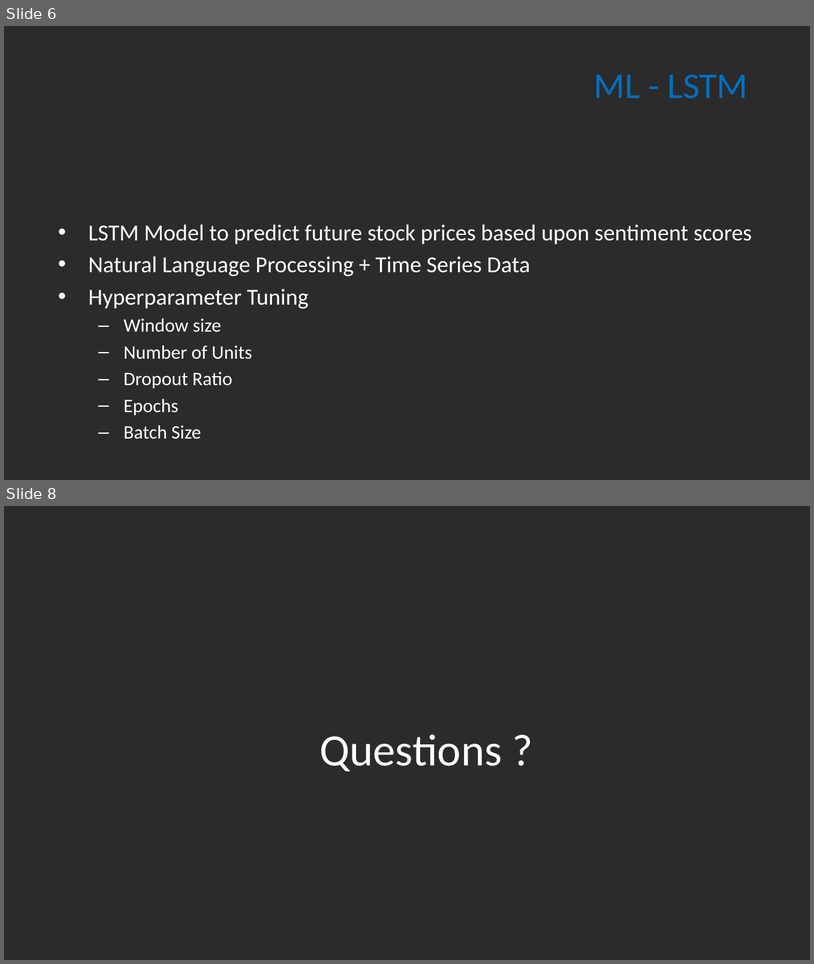
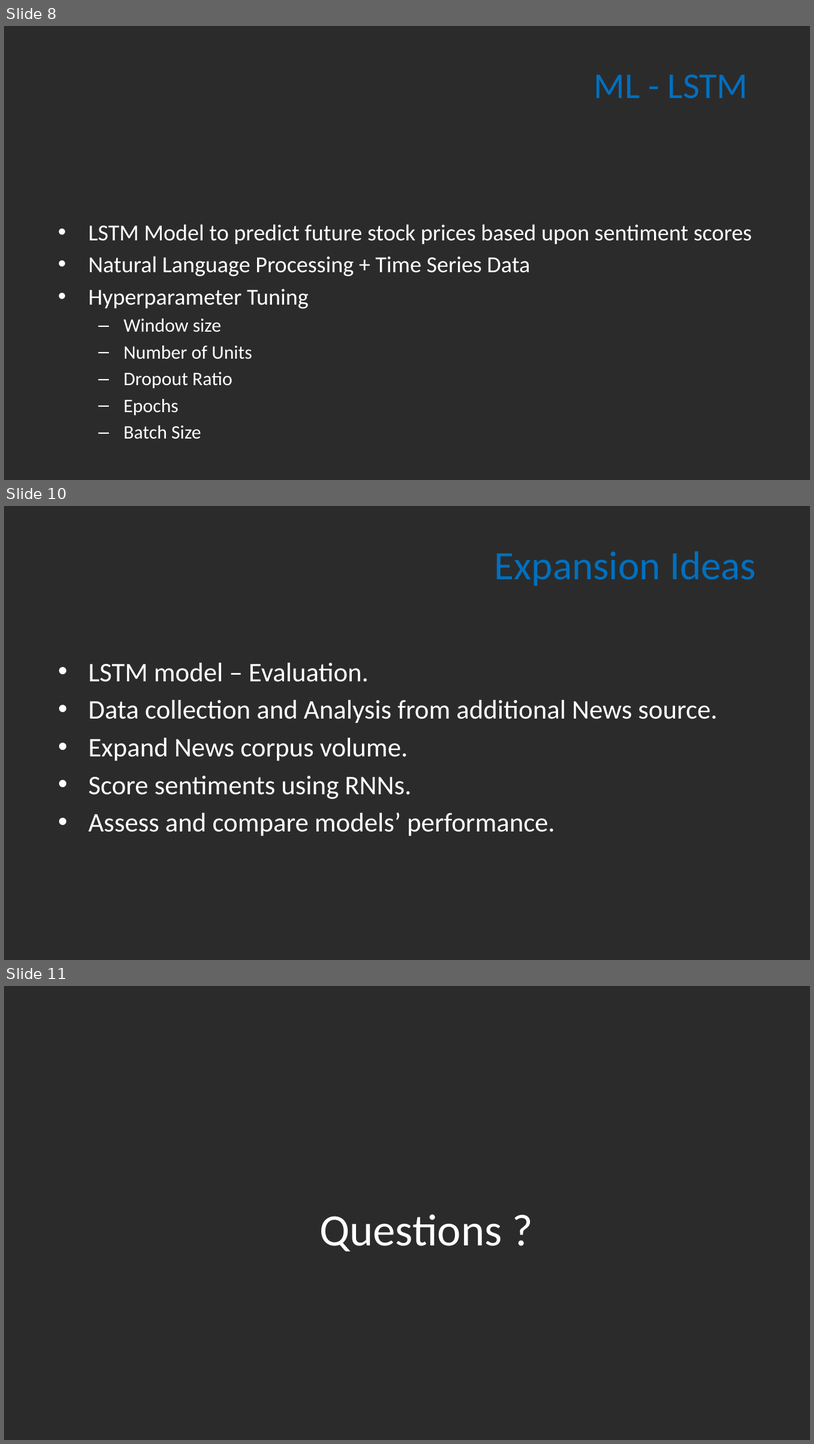
Before and after one commit to patricia-raj/predict-stock-movements, a slide deck: Project 02.pptx. Shown one above the other, each under a label of ours: slides 6 and 8 before the commit, slides 8, 10 and 11 after it; the slides between them are not shown. The pictures are 814x964 and 814x1444 pixels, drawn with LibreOffice and Linux fonts; fonts in the diff are those of the drawing; background and template pictures are left out; a plain dark background stands for a picture behind light text. Boxes give left, top, right and bottom in pixels: in the first picture for what was removed or moved away, otherwise in the second. Text is boxed around its words. In the diff, an @@ line names an element or a change of style, - is before the commit and + after.

Commit message:
updated presentation slide desk for Preprocessing, Exploratory Analysis, Challenges and Expansion Ideas

```diff
--- a/Project 02.pptx
+++ b/Project 02.pptx
@@ slide 10 added at box(4, 506, 810, 960), background picture (left out) @@
@@ title added at box(495, 551, 756, 586), 36 pt, text #0070C0 @@
+Expansion Ideas
@@ text added at box(89, 663, 717, 836), 24 pt, text #FFFFFF @@
+• LSTM model – Evaluation.
+• Data collection and Analysis from additional News source.
+• Expand News corpus volume.
+• Score sentiments using RNNs.
+• Assess and compare models’ performance.
@@ what was slide 6 is now slide 8 @@
@@ what was slide 8 is now slide 11 @@
```
Also in this commit, not shown: 2 slides changed, 3 other slides added, 1 slide removed.
